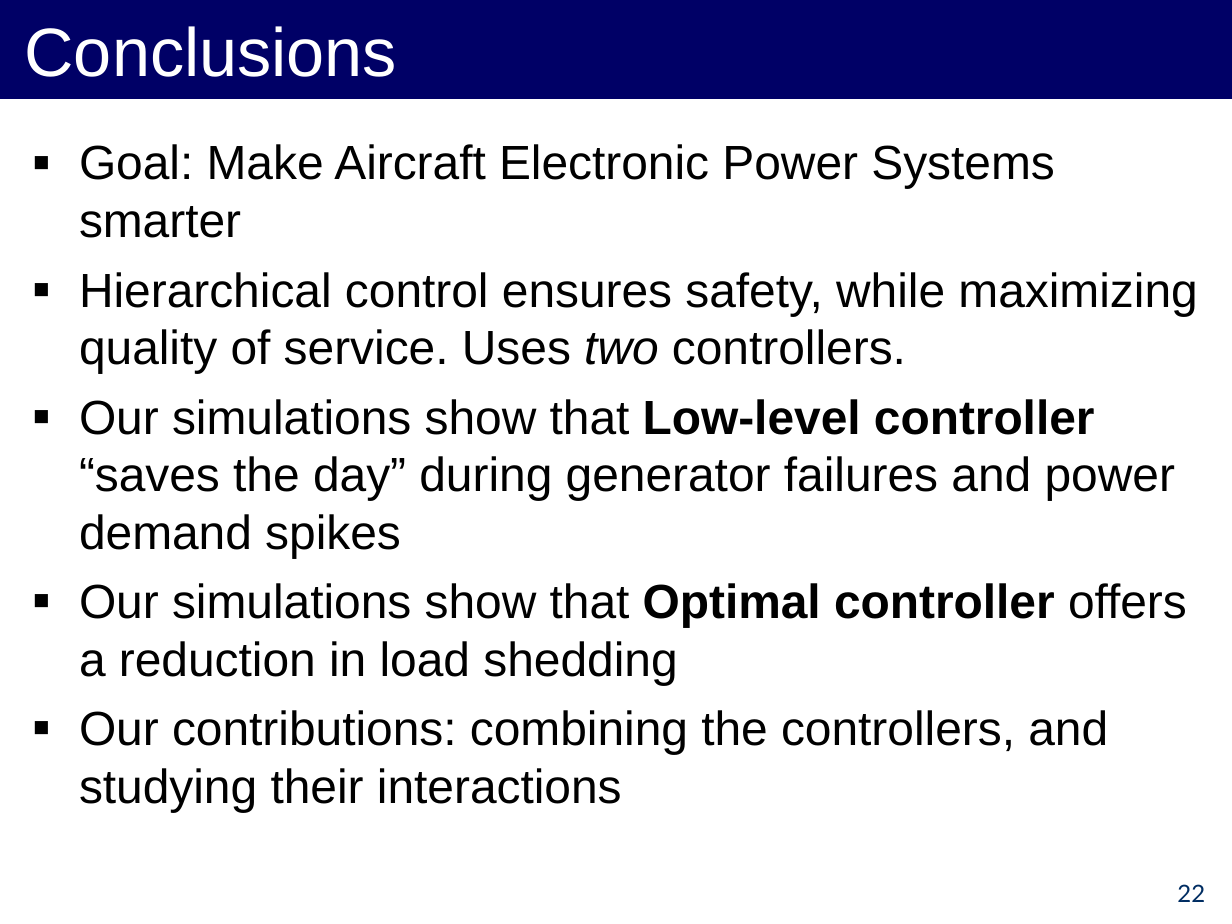
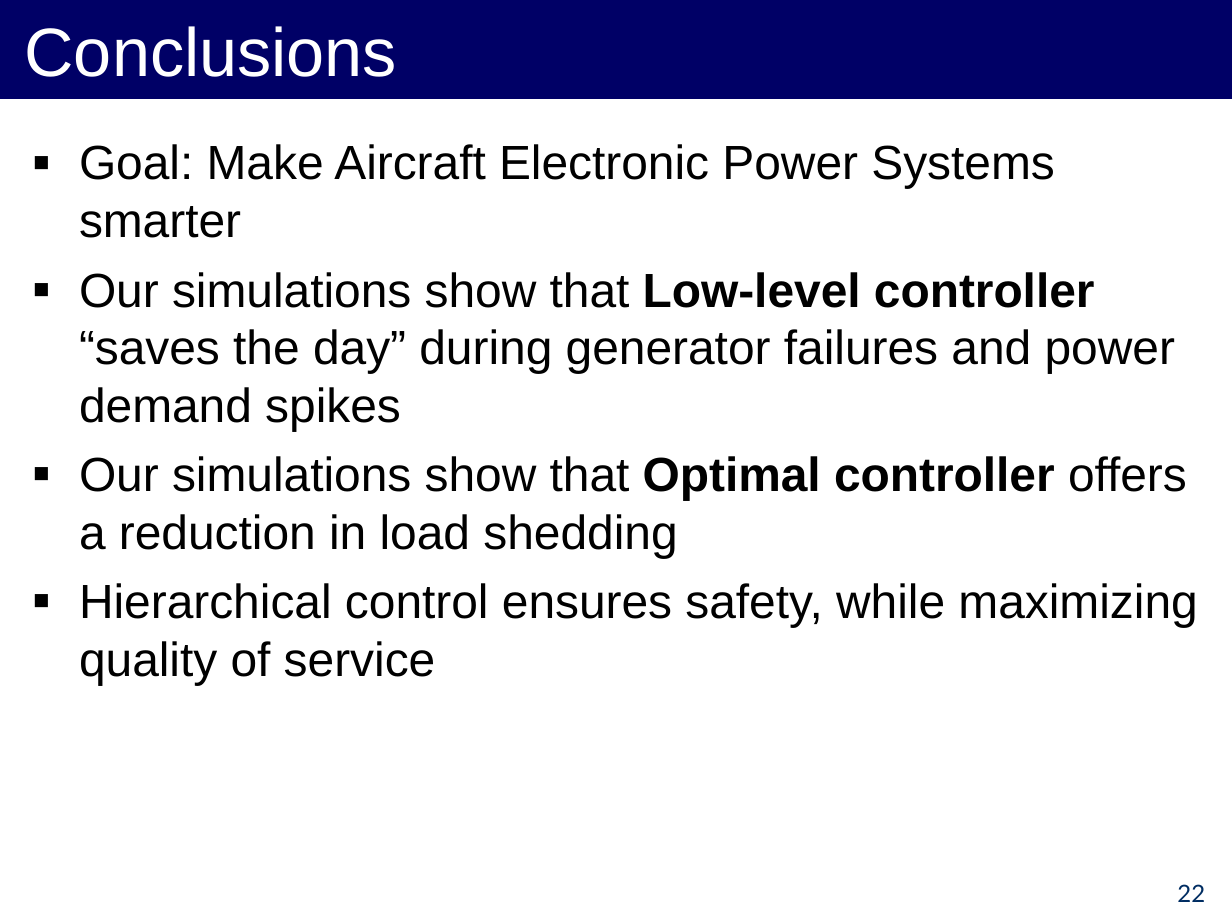
Before and after one commit to forresti/optimal_load_management, a slide deck: slide 22 of project/12-3-12_Presentation.ppt. Drawn at 1232x924 pixels with LibreOffice and Linux fonts; fonts in the diff are those of the drawing. Boxes give left, top, right and bottom in pixels: in the first picture for what was removed or moved away, otherwise in the second. Text is boxed around its words. In the diff, an @@ line names an element or a change of style, - is before the commit and + after.

```diff
--- a/project/12-3-12_Presentation.ppt
+++ b/project/12-3-12_Presentation.ppt
@@ text at (79, 272, 1197, 373): paragraph removed @@
-▪ Hierarchical control ensures safety, while maximizing quality of service. Uses two controllers.
@@ text at (79, 583, 1197, 685): text changed @@
-▪ Our contributions: combining the controllers, and studying their interactions
+▪ Hierarchical control ensures safety, while maximizing quality of service
```
Also in this commit, not shown: 3 other slides changed, 2 slides added, 3 slides removed.
